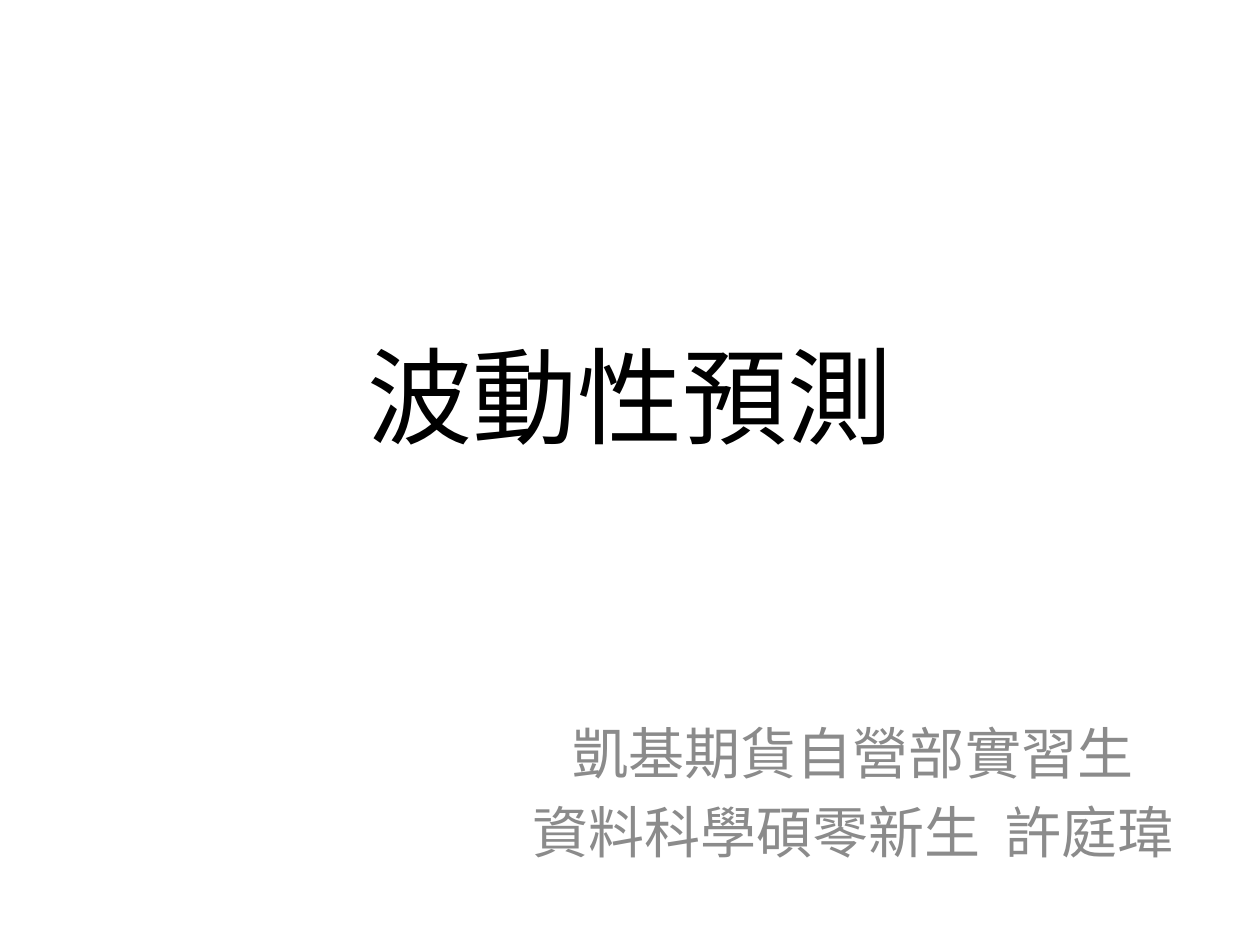
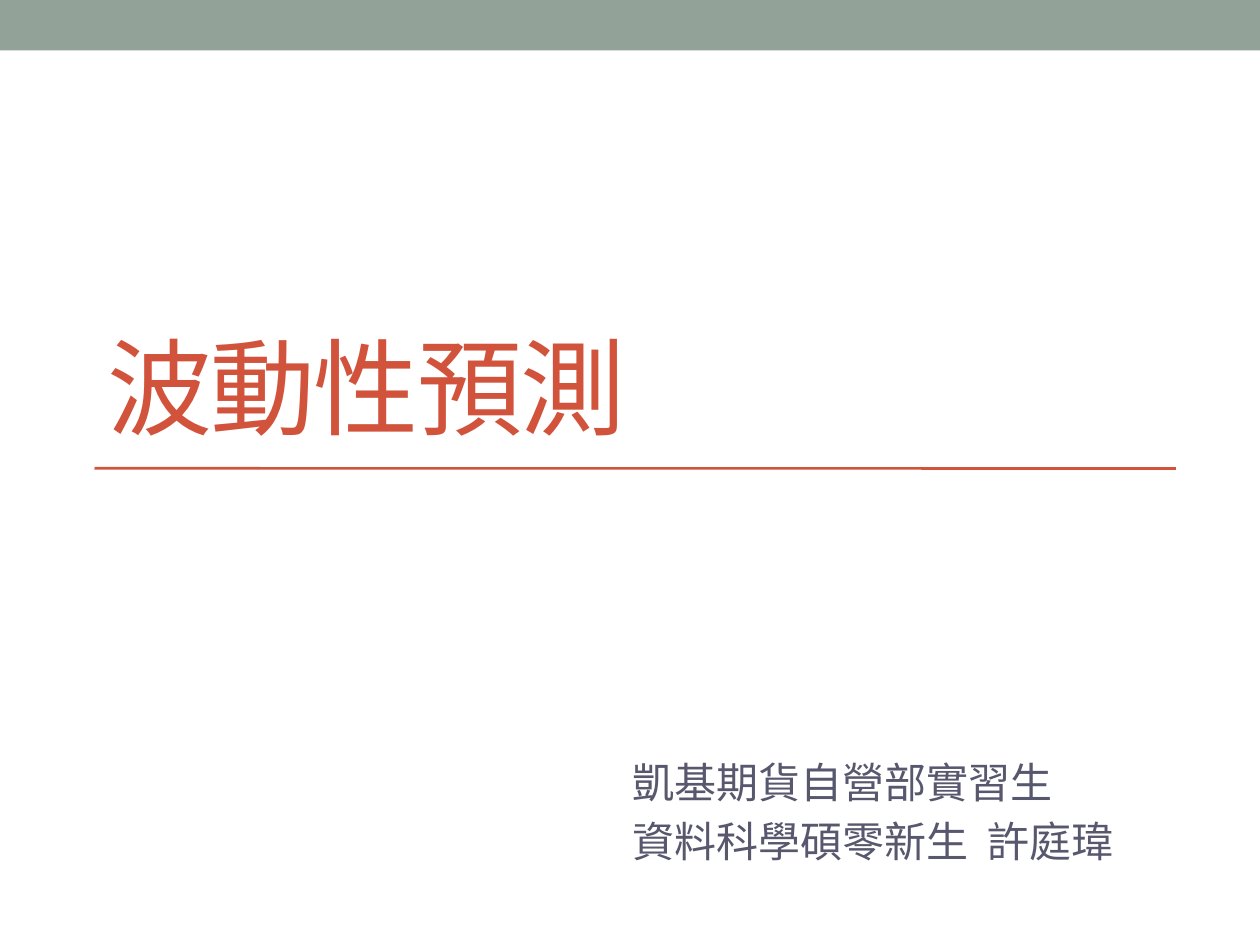
Before and after one commit to TengWeiHsu/2017ML_HW, a slide deck: slide 1 of Report_TingWei.pptx. Drawn at 1260x945 pixels with LibreOffice and Linux fonts; fonts in the diff are those of the drawing. Boxes give left, top, right and bottom in pixels: in the first picture for what was removed or moved away, otherwise in the second. Text is boxed around its words. In the diff, an @@ line names an element or a change of style, - is before the commit and + after.

```diff
--- a/Report_TingWei.pptx
+++ b/Report_TingWei.pptx
@@ rectangle added at (x1=0, y1=0, x2=1260, y2=50), fill #93A299 @@
@@ title "波動性預測" moved from (x1=367, y1=347, x2=892, y2=445) to (x1=107, y1=338, x2=625, y2=436) @@
@@ title "波動性預測" at (x1=107, y1=338, x2=625, y2=436): font Calibri to Arial, text colour #000000 to #D2533C, letter spacing 0 to -1 pt; alignment centre to left; vertical alignment middle to bottom @@
@@ line added from (94, 469) to (1176, 469), #D2533C 1.5 pt @@
@@ subtitle "凱基期貨自營部實習生" moved from (x1=532, y1=727, x2=1174, y2=858) to (x1=633, y1=762, x2=1113, y2=861) @@
@@ subtitle "凱基期貨自營部實習生" at (x1=633, y1=762, x2=1113, y2=861): size 32 to 24 pt, font Calibri to Arial, text colour #8C8C8C to #57576E; alignment centre to left; less space between paragraphs @@
```
Also in this commit, not shown: 6 other slides changed, 1 slide added.
